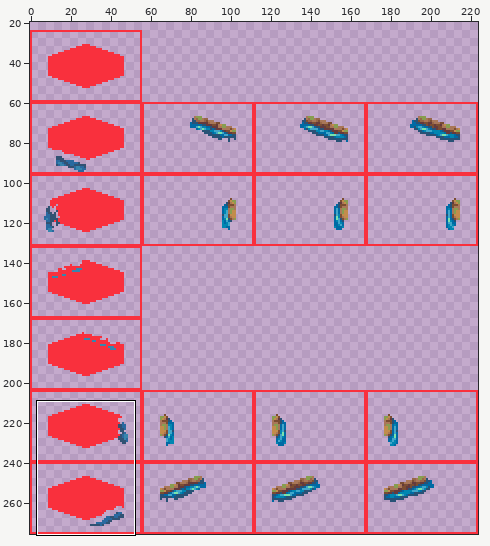
Two states of a sprite sheet, public/assets/water-underlay-transitions.png. The first picture is a wide view before the edit; the outline marks the close-up.
Close-up. Earlier state:
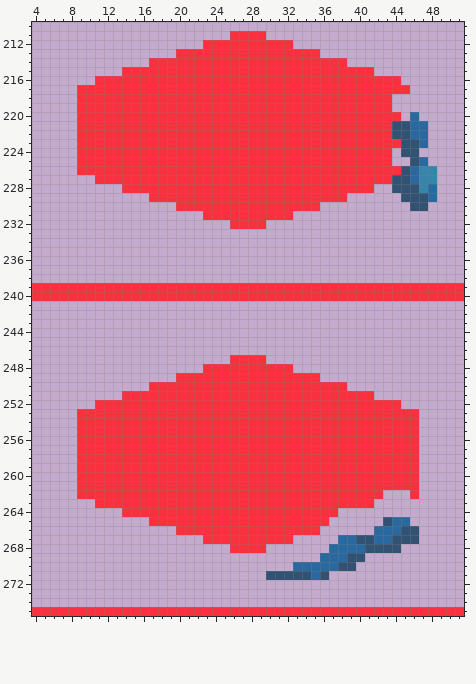
The file is 224x276 pixels. Shown: x 4..51, y 210..275. The wide view leaves out empty margins. The commit also changed other parts of the picture, which this record leaves out.
After the commit:
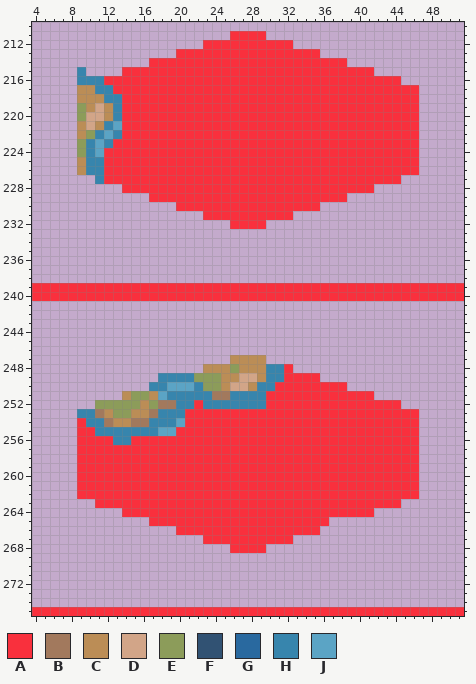
Palette (. is transparent): A #f9303d  B #a2795d  C #bb8d56  D #d2a588  E #8c9c5a  F #315273  G #29699f  H #3785ad  J #5ba4c5
The edit:
y 215: x 9 . -> H
y 216: x 9..11 ..A -> HHH
y 217: x 9..12 AAAA -> CCHH; x 46 . -> A
y 218: x 9..13 AAAAA -> CCCHH; x 44..46 ... -> AAA
y 219: x 9..13 AAAAA -> ECDCH; x 44..46 ... -> AAA
y 220: x 9..13 AAAAA -> EDDCH; x 45..46 .G -> AA
y 221: x 9..13 AAAAA -> CDCHJ; x 44..47 FFGG -> AAA.
y 222: x 9..13 AAAAA -> CEHJH; x 44..47 FFGG -> AAA.
y 223: x 9..12 AAAA -> EHJH; x 45..47 FFG -> AA.
y 224: x 9..11 AAA -> EHJ; x 44..46 .FF -> AAA
y 225: x 9..11 AAA -> CHH; x 44..47 ..FG -> AAA.
y 226: x 9..11 AAA -> CHH; x 45..48 FGHH -> AA..
y 227: x 11 A -> H; x 44..48 FFGHH -> A....
y 228: x 44..48 FFFHG -> .....
y 229: x 45..48 FFFG -> ....
y 230: x 46..47 FF -> ..
y 247: x 26..29 AAAA -> CCCC
y 248: x 23..31 AAAAAAAAA -> CCCECCCHH
y 249: x 18..31 ..AAAAAAAAAAAA -> HHHHEEECCDDCHH
y 250: x 17..30 AAAAAAAAAAAAAA -> HHJJJHEECDDCHH
y 251: x 14..29 AAAAAAAAAAAAAAAA -> CEECJHHHHHBBHHHH
y 252: x 11..21 AAAAAAAAAAA -> EEEEECEBBHH; x 23..29 AAAAAAA -> HHHHHHH
y 253: x 9..20 AAAAAAAAAAAA -> HHBCEECCBHHH
y 254: x 10..20 AAAAAAAAAAA -> HHBCCBBHHHJ
y 255: x 11..19 AAAAAAAAA -> HHHHHHHJJ
y 256: x 13..14 AA -> HH
y 262: x 43..45 ... -> AAA
y 263: x 42..44 ... -> AAA
y 264: x 38..41 .... -> AAAA
y 265: x 43..45 FGG -> ...
y 266: x 42..46 GGGFF -> .....
y 267: x 38..46 GGFFGGFFF -> .........
y 268: x 37..44 GGGGFFFF -> ........
y 269: x 36..40 GGGFF -> .....
y 270: x 33..39 GGGGGFF -> .......
y 271: x 30..36 FFFFFGF -> .......
Boxes around the changes in both close-ups, in picture pixels (x1, y1, x2, y2):
changed: (77, 67, 122, 184)
changed: (392, 85, 437, 211)
changed: (77, 355, 284, 445)
changed: (266, 490, 419, 580)
